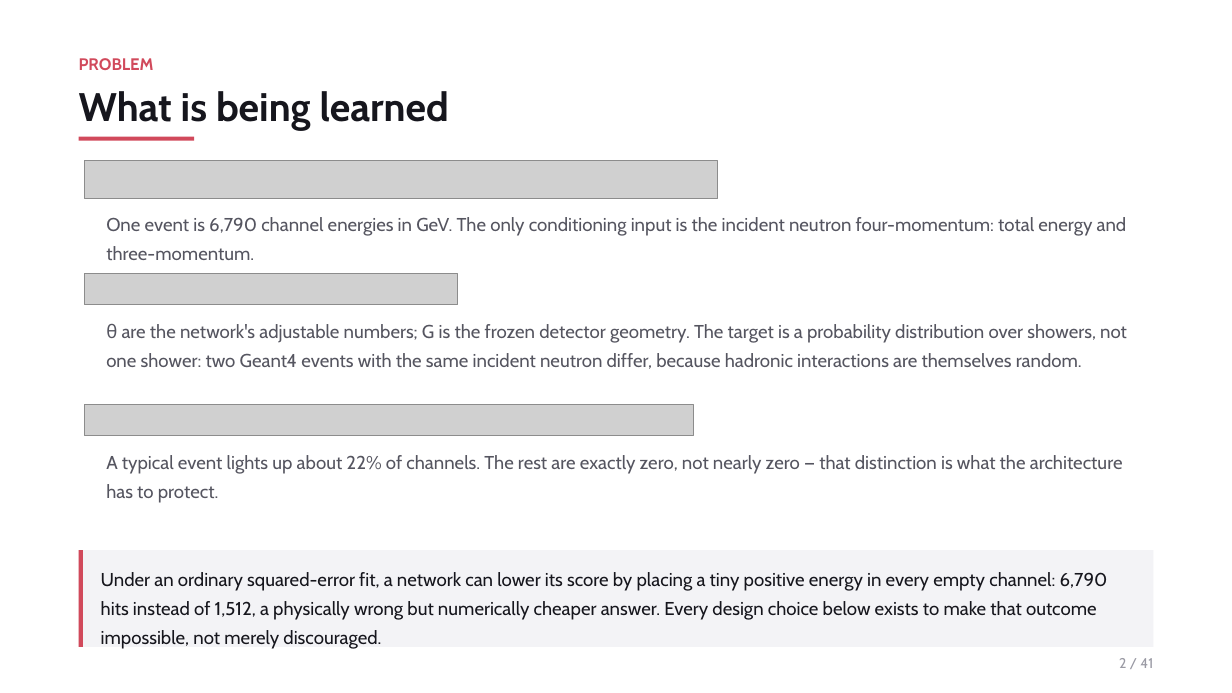
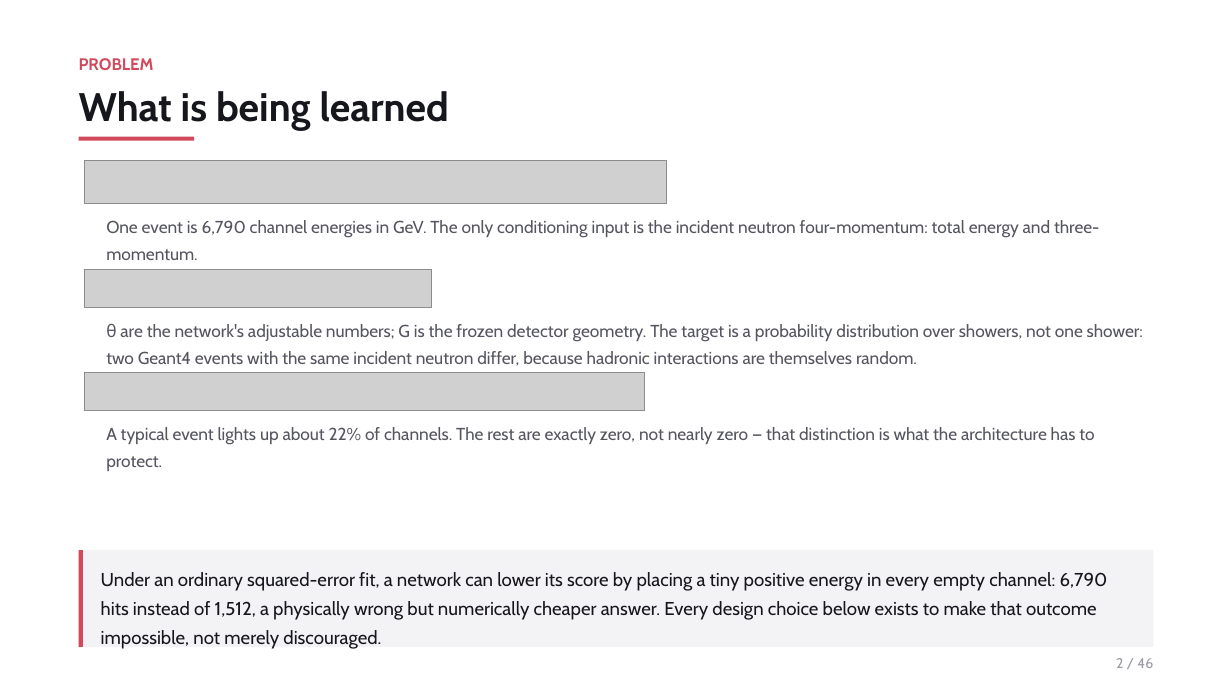
Before and after one commit to JulianAttemptsCoding/Fast-MC-CBSC, a slide deck: slide 2 of exhibition/c2st_20260728/CBSC_ZDC_FastMC_overview.pptx. Drawn at 1232x693 pixels with LibreOffice and Linux fonts; fonts in the diff are those of the drawing; grey boxes stand for pictures. Boxes give left, top, right and bottom in pixels: in the first picture for what was removed or moved away, otherwise in the second. Text is boxed around its words. In the diff, an @@ line names an element or a change of style, - is before the commit and + after.

```diff
--- a/exhibition/c2st_20260728/CBSC_ZDC_FastMC_overview.pptx
+++ b/exhibition/c2st_20260728/CBSC_ZDC_FastMC_overview.pptx
@@ picture: place and size @@
-picture at box(84, 161, 718, 199)
+picture at box(84, 161, 667, 204)
@@ picture: place and size @@
-picture at box(84, 274, 457, 305)
+picture at box(84, 269, 432, 307)
@@ picture added at box(84, 372, 644, 410) @@
@@ picture removed at box(84, 405, 693, 436) @@
@@ size 14.5 to 13.5 pt in 3 elements at box(106, 220, 1099, 260), box(106, 324, 1143, 366), box(106, 427, 1094, 471) @@
@@ text "A typical event lights up ...": place and size @@
-text "A typical event lights up ..." at box(106, 455, 1123, 503)
+text "A typical event lights up ..." at box(106, 427, 1094, 471)
@@ text at box(1116, 658, 1153, 668): text changed @@
-2 / 41
+2 / 46
```
Also in this commit, not shown: 31 other slides changed, 14 slides added, 9 slides removed, 22 other files.
